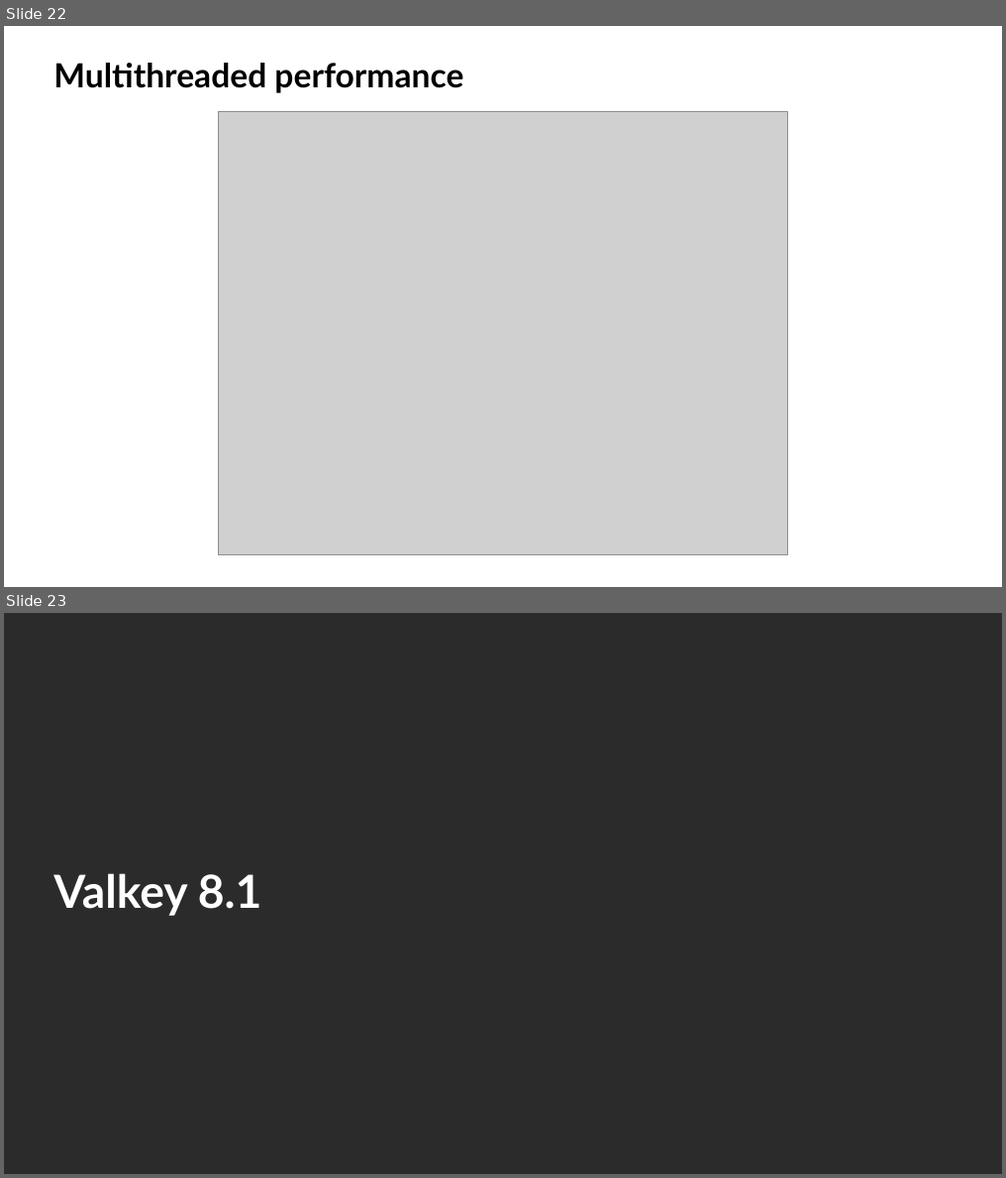
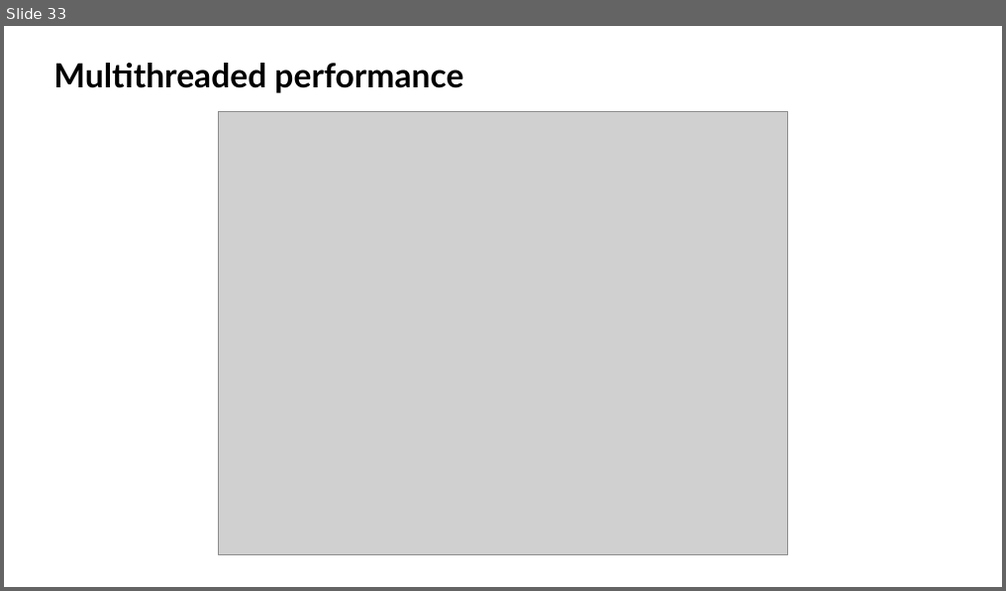
Before and after one commit to valkey-io/assets, a slide deck: slides/Valkey community deck.pptx. Shown one above the other, each under a label of ours: slides 22 and 23 before the commit, slide 33 after it. The pictures are 1006x1178 and 1006x591 pixels, drawn with LibreOffice and Linux fonts; fonts in the diff are those of the drawing; grey boxes stand for pictures; background and template pictures are left out; a plain dark background stands for a picture behind light text. Boxes give left, top, right and bottom in pixels: in the first picture for what was removed or moved away, otherwise in the second. Text is boxed around its words. In the diff, an @@ line names an element or a change of style, - is before the commit and + after.

Commit message:
Update slides skill and community deck
- Add Valkey Admin slide (layout 9 with screenshot)
- Add Valkey GLIDE slide with native shape architecture diagram
- Add example custom slides (3-card, 2-col comparison, tall comparison)
- Remove Valkey Glide placeholder slide
- Update slides-skill.md with full learnings:
  - Custom card patterns with standard coordinates
  - Theme color table
  - SVG insertion workaround for python-pptx
  - Shape rules (no rounded corners, theme colors only)
  - Placeholder removal for custom slides
  - Slide master limitations

```diff
--- a/slides/Valkey community deck.pptx
+++ b/slides/Valkey community deck.pptx
@@ slide 23 removed at (4,613,1002,1174), background picture (left out) @@
@@ title removed at (54,873,262,916) @@
-Valkey 8.1
@@ what was slide 22 is now slide 33 @@
```
Also in this commit, not shown: 6 slides changed, 6 slides added, 11 other slides removed, 1 other file.
